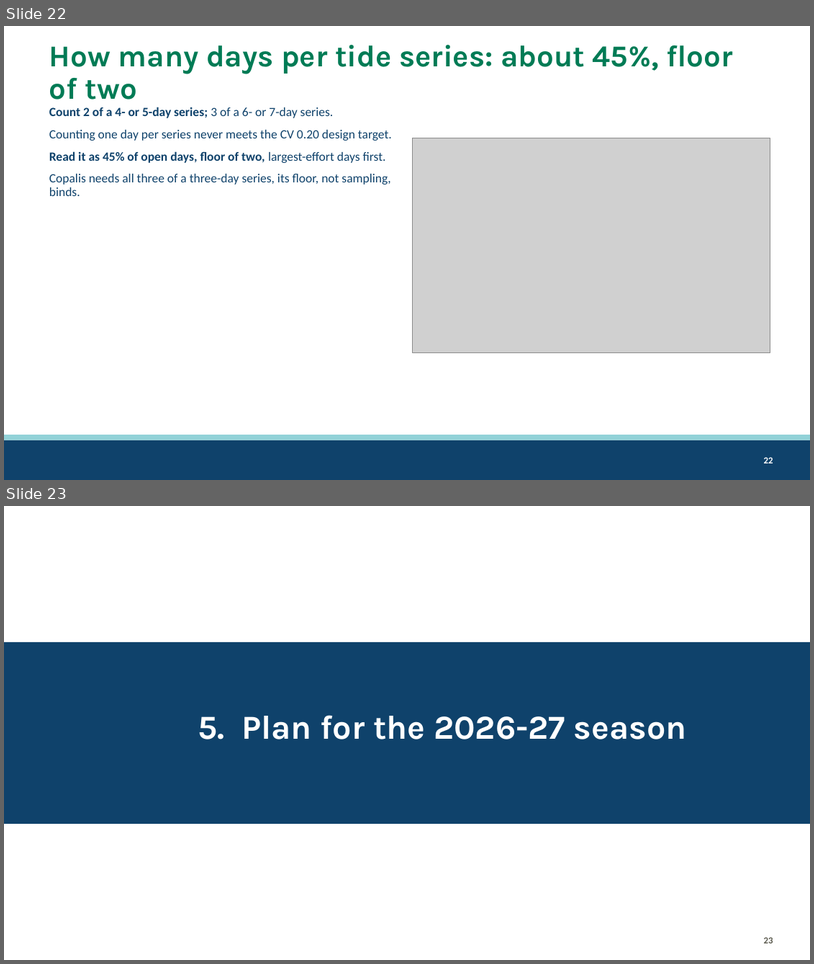
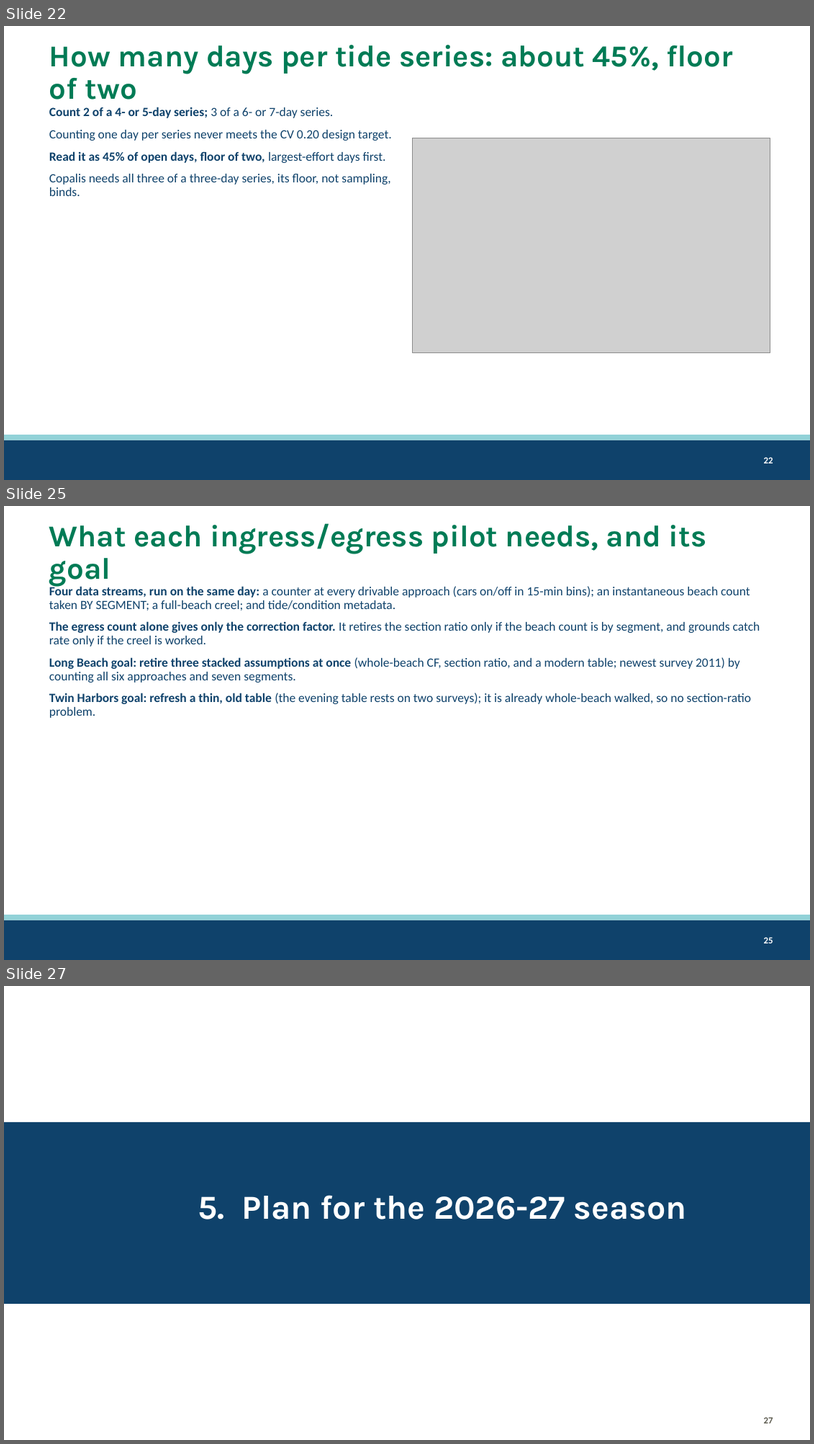
Before and after one commit to mattgeorgephd/razor-clam-harvest-monitoring, a slide deck: 07_presentations/razor-clam-sampling-design.pptx. Shown one above the other, each under a label of ours: slides 22 and 23 before the commit, slides 22, 25 and 27 after it; the slides between them are not shown. The pictures are 814x964 and 814x1444 pixels, drawn with LibreOffice and Linux fonts; fonts in the diff are those of the drawing; grey boxes stand for pictures; background and template pictures are left out. Boxes give left, top, right and bottom in pixels: in the first picture for what was removed or moved away, otherwise in the second. Text is boxed around its words. In the diff, an @@ line names an element or a change of style, - is before the commit and + after.

```diff
--- a/07_presentations/razor-clam-sampling-design.pptx
+++ b/07_presentations/razor-clam-sampling-design.pptx
@@ slide 25 added at [4,506,810,960], background #FFFFFF; not listed: 3 template elements that a slide beside it also shows @@
@@ title added at [49,523,707,587], 36 pt, text #007B55, bold @@
+What each ingress/egress pilot needs, and its goal
@@ text added at [49,585,761,718], 15 pt, text #0F426B @@
+Four data streams, run on the same day: a counter at every drivable approach (cars on/off in 15-min bins); an instantaneous beach count taken BY SEGMENT; a full-beach creel; and tide/condition metadata.
+The egress count alone gives only the correction factor. It retires the section ratio only if the beach count is by segment, and grounds catch rate only if the creel is worked.
+Long Beach goal: retire three stacked assumptions at once (whole-beach CF, section ratio, and a modern table; newest survey 2011) by counting all six approaches and seven segments.
+Twin Harbors goal: refresh a thin, old table (the evening table rests on two surveys); it is already whole-beach walked, so no section-ratio problem.
@@ what was slide 23 is now slide 27 @@
@@ page number at [764,1417,774,1423]: text changed @@
-23
+27
```
Also in this commit, not shown: 1 slide changed, 3 other slides added, 11 other files.
